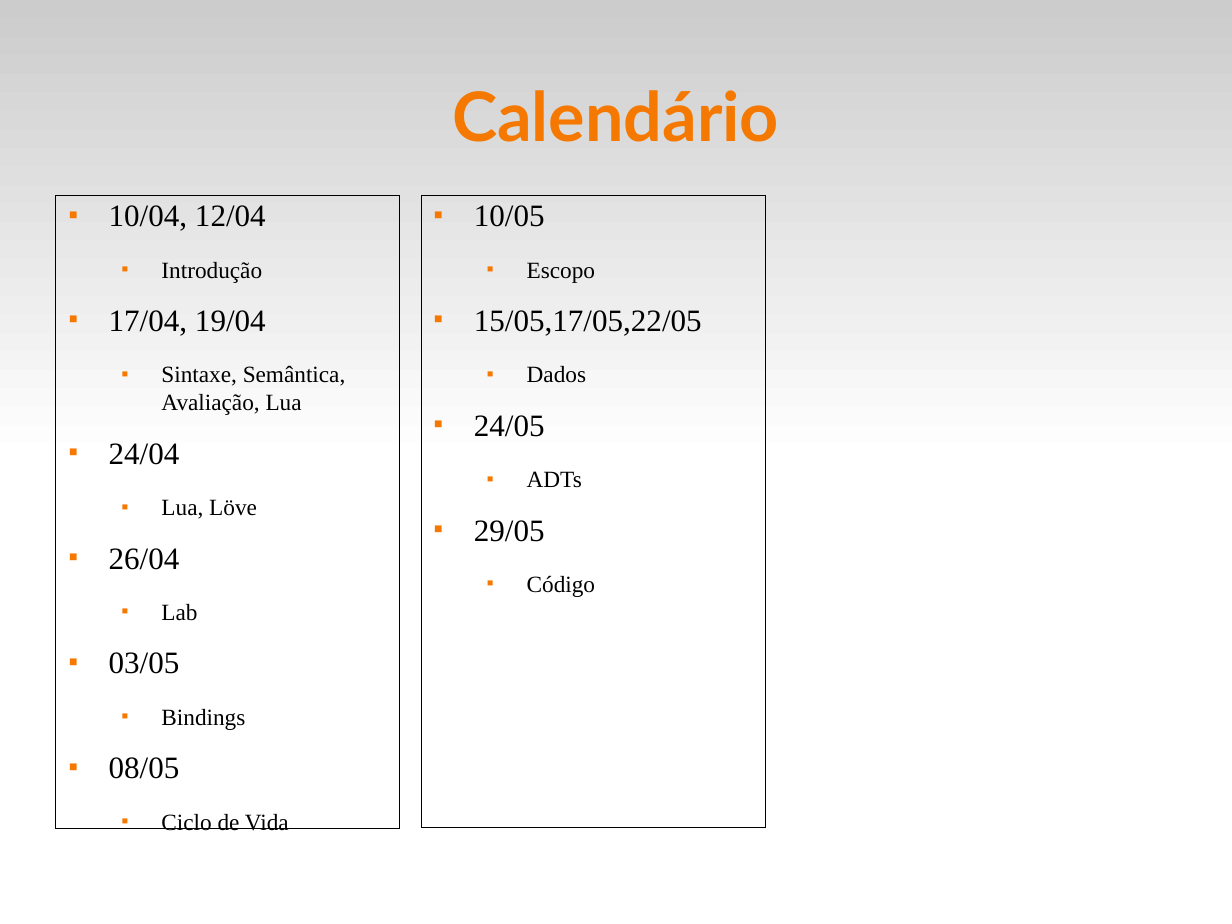
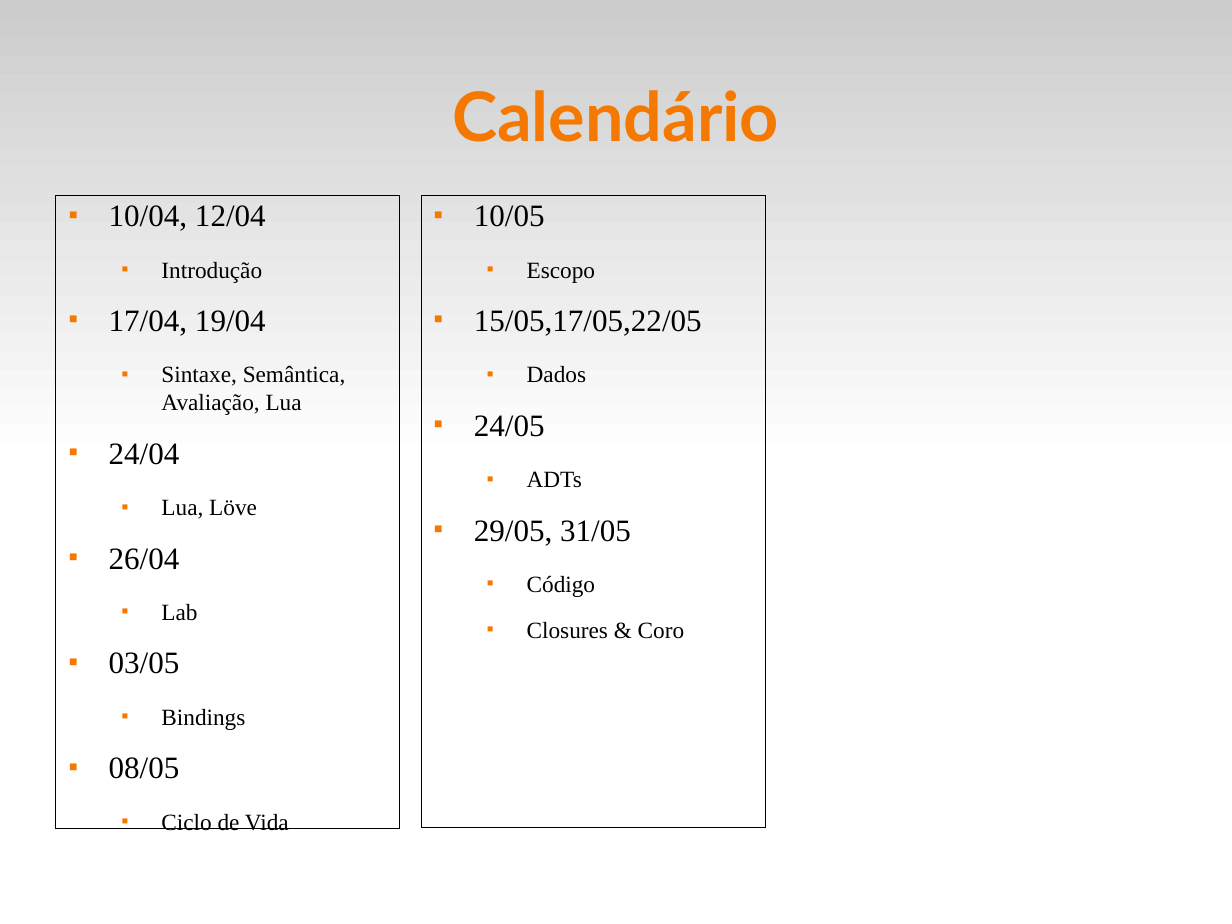
Before and after one commit to fsantanna-uerj/EDL, a slide deck: slide 15 of slides/edl-00.odp (slide 14 before the commit). Drawn at 1232x924 pixels with LibreOffice and Linux fonts; fonts in the diff are those of the drawing. Boxes give left, top, right and bottom in pixels: in the first picture for what was removed or moved away, otherwise in the second. Text is boxed around its words. In the diff, an @@ line names an element or a change of style, - is before the commit and + after.

```diff
--- a/slides/edl-00.odp
+++ b/slides/edl-00.odp
@@ text at [474, 520, 631, 546]: text changed @@
-■ 29/05
+■ 29/05, 31/05
@@ text at [527, 622, 685, 639]: paragraph added @@
+  ■ Closures & Coro
```
Also in this commit, not shown: 2 other slides changed, 7 other files.
